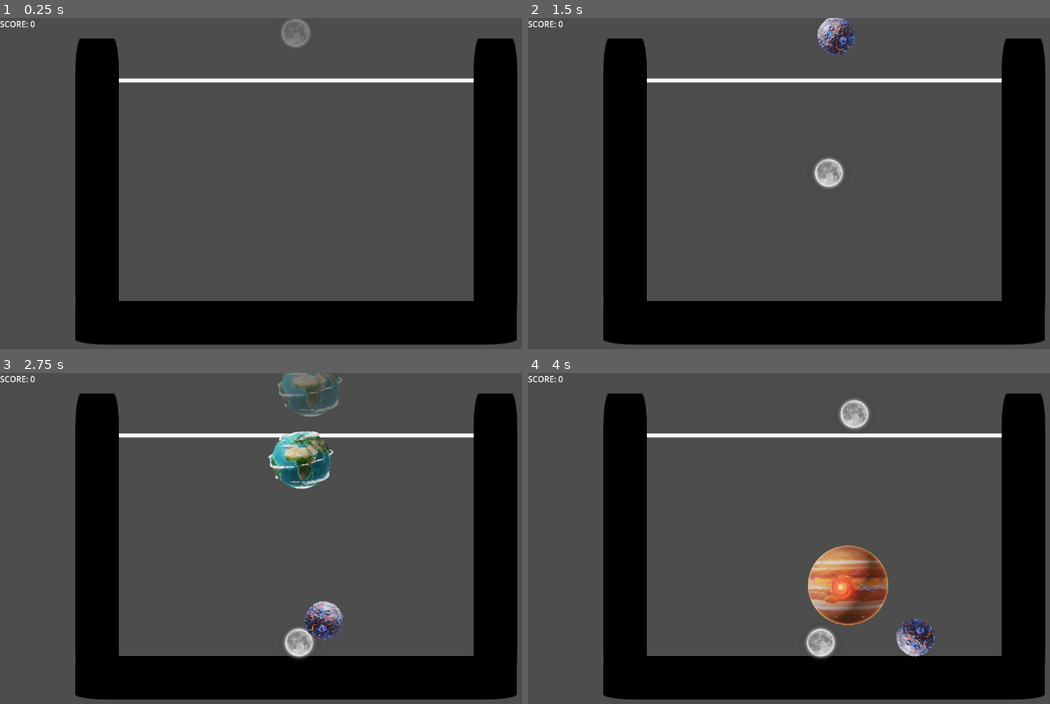
Above: before the commit, frames 1-4 (two rows, left to right).
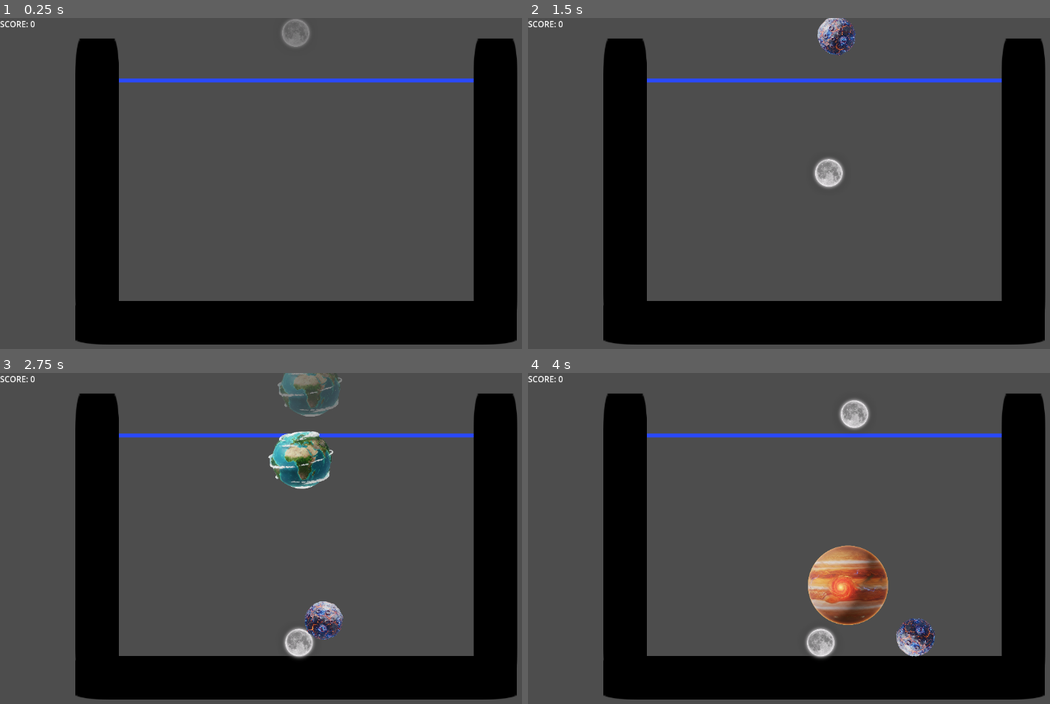
Above: after the commit, the same moments.

Repository: 6thAce/marbel-merger
Game: Godot game, scene res://main.tscn
Same seed, same stepped clock (60 frames per second), same inputs: the game is played once before the commit and once after it. The engine's default icon, where the game draws it, is replaced by a stand-in: a white triangle on a blue panel in a dark square.
Inputs (mouse positions are in pixels of both pictures, inside the frame that each line leads up to):
- Up to frame 1 (0.25 s): no input
- Up to frame 2 (1.5 s): tap Enter at 0.5 s; move the mouse to (950, 166) at 0.52 s; hold Right (ui_right) 0.53-1.28 s; tap Space (space) at 0.6, 1.35 s; click (950, 166) at 0.67 s; move the mouse to (705, 200) at 1.27 s; hold Left (ui_left) from 1.28 s (still down)
- Up to frame 3 (2.75 s): move the mouse to (354, 465) at 2.02 s; release Left (ui_left) at 2.03 s; hold Right (ui_right) from 2.03 s (still down); tap Space (space) at 2.1 s
- Up to frame 4 (4 s): move the mouse to (794, 604) at 2.77 s; tap Space (space) at 2.85, 3.6 s; click (794, 604) at 2.92 s; move the mouse to (997, 588) at 3.52 s; release Right (ui_right) at 3.53 s; hold Left (ui_left) from 3.53 s (still down)

The runs differ from the first frame. In frame 1, 1.1% of the frame differs, in the area x 22-91%, y 18-20%; in frame 2, 1.1%; in frame 3, 1.0%; in frame 4, 1.1%.

Commit message:
Update main.tscn

Diff:
--- a/main.tscn
+++ b/main.tscn
@@ -24,6 +24,7 @@
 rotation = -0.7853982
 scale = Vector2(1, 6.2606845)
 points = PackedVector2Array(0, 0, 0, 154.00002)
+default_color = Color(0.16470589, 0.28627452, 1, 1)
 
 [node name="BallSpawner" type="Marker2D" parent="."]
 position = Vector2(604, -74)
